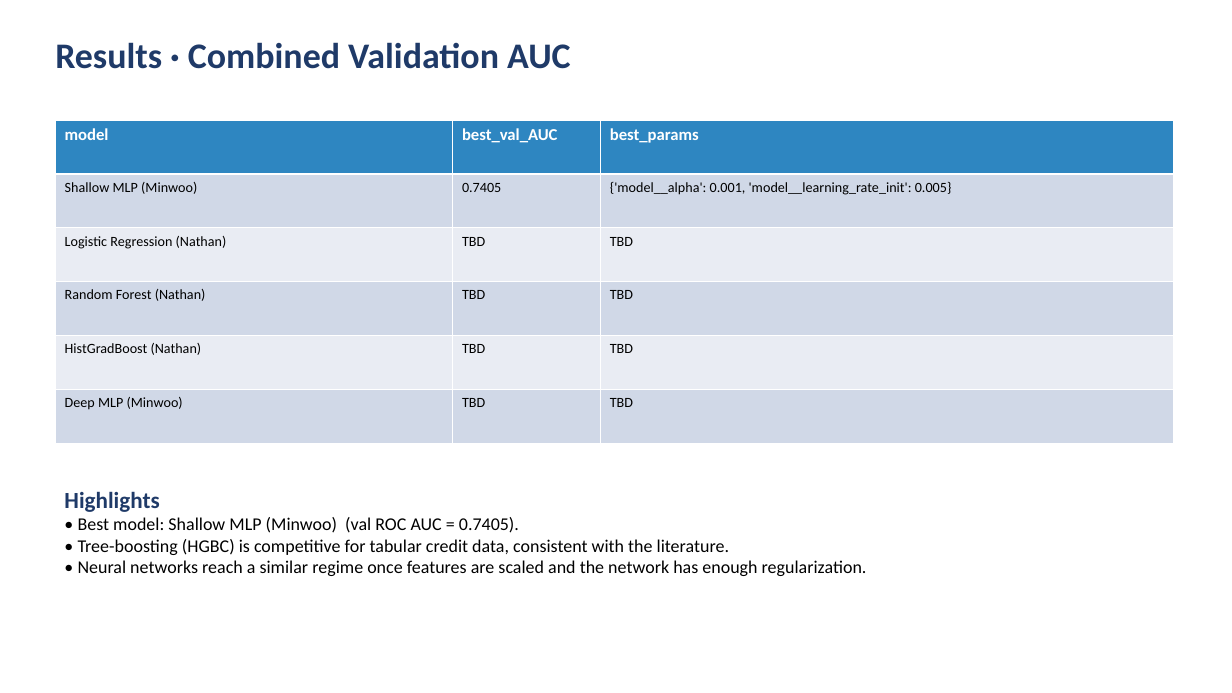
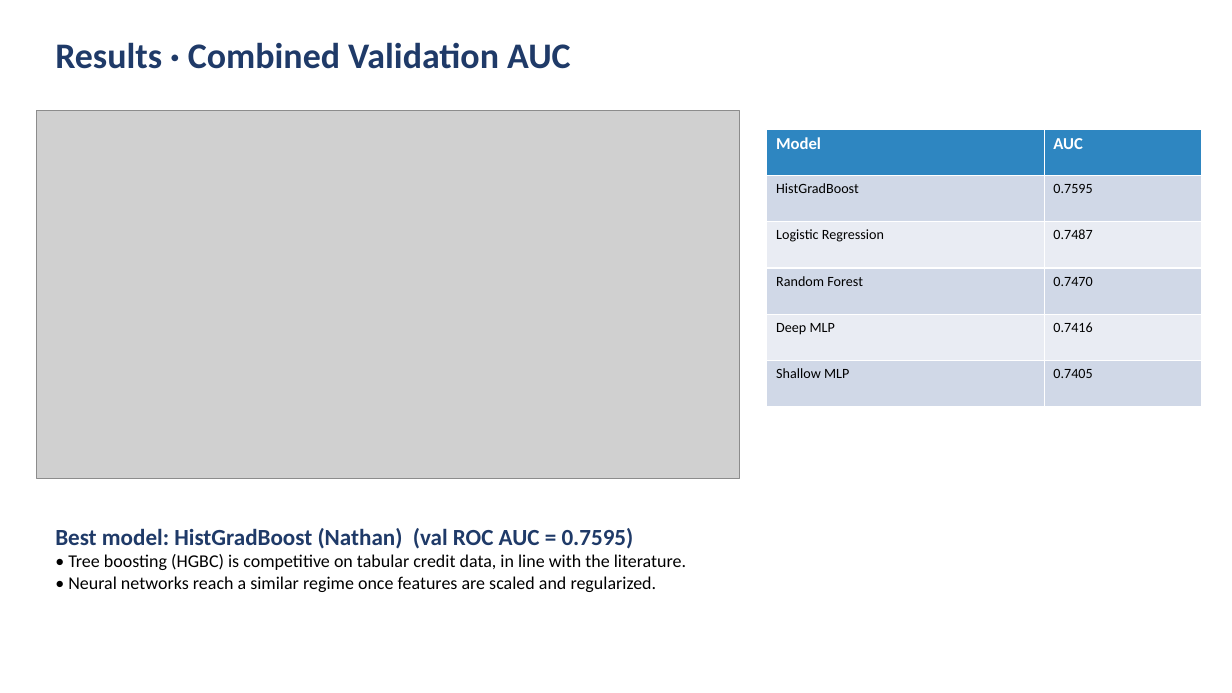
Before and after one commit to ymw0414/loan-default-imbalance-classification, a slide deck: slide 7 of slides/final_presentation.pptx. Drawn at 1232x693 pixels with LibreOffice and Linux fonts; fonts in the diff are those of the drawing; grey boxes stand for pictures. Boxes give left, top, right and bottom in pixels: in the first picture for what was removed or moved away, otherwise in the second. Text is boxed around its words. In the diff, an @@ line names an element or a change of style, - is before the commit and + after.

Commit message:
Notebook execution complete + final slides + recording script
Results:
- HistGradBoost wins (val AUC 0.7595)
- Logistic Regression 0.7487, Random Forest 0.7470
- Deep MLP 0.7416, Shallow MLP 0.7405
- Imbalance study: at threshold 0.5, MLP has 0 recall
- SMOTE hurt MLP AUC (0.745 -> 0.648)
- Threshold tuning at 0.164: precision 0.24, recall 0.40, F1 0.30
- Insight: choosing the threshold matters more than resampling

Artifacts: 5 CV CSVs, imbalance_compare.csv, combined_model_comparison.csv,
submission CSV, 3 chart PNGs, 10-slide deck, recording script.

```diff
--- a/slides/final_presentation.pptx
+++ b/slides/final_presentation.pptx
@@ picture added at (x1=37, y1=111, x2=739, y2=479) @@
@@ table removed at (x1=55, y1=120, x2=1174, y2=444), 6 rows, 3 columns @@
-model | best_val_AUC | best_params
-Shallow MLP (Minwoo) | 0.7405 | {'model__alpha': 0.001, 'model__learning_rate_init': 0.005}
-Logistic Regression (Nathan) | TBD | TBD
-Random Forest (Nathan) | TBD | TBD
-HistGradBoost (Nathan) | TBD | TBD
-Deep MLP (Minwoo) | TBD | TBD
@@ table added at (x1=767, y1=129, x2=1202, y2=407), 6 rows, 2 columns @@
+Model | AUC
+HistGradBoost | 0.7595
+Logistic Regression | 0.7487
+Random Forest | 0.7470
+Deep MLP | 0.7416
+Shallow MLP | 0.7405
@@ text at (x1=55, y1=528, x2=686, y2=592): text changed @@
-Highlights
-• Best model: Shallow MLP (Minwoo) (val ROC AUC = 0.7405).
-• Tree-boosting (HGBC) is competitive for tabular credit data, consistent with the literature.
-• Neural networks reach a similar regime once features are scaled and the network has enough regularization.
+Best model: HistGradBoost (Nathan) (val ROC AUC = 0.7595)
+• Tree boosting (HGBC) is competitive on tabular credit data, in line with the literature.
+• Neural networks reach a similar regime once features are scaled and regularized.
```
Also in this commit, not shown: 3 other slides changed, 15 other files.
